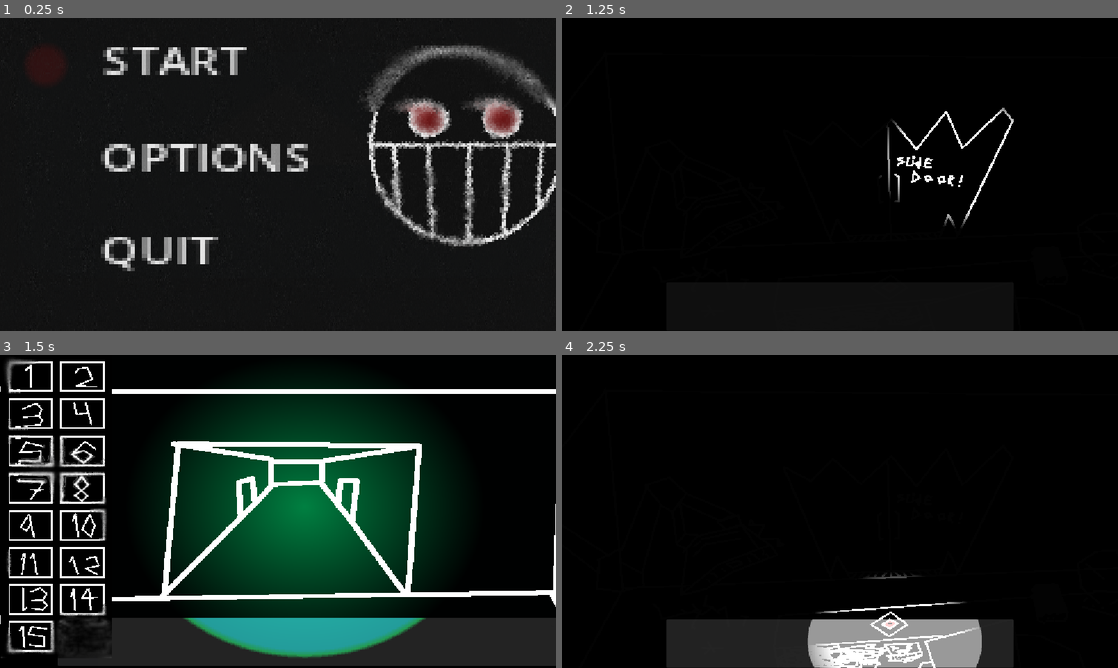
Above: before the commit, frames 1-4 (two rows, left to right).
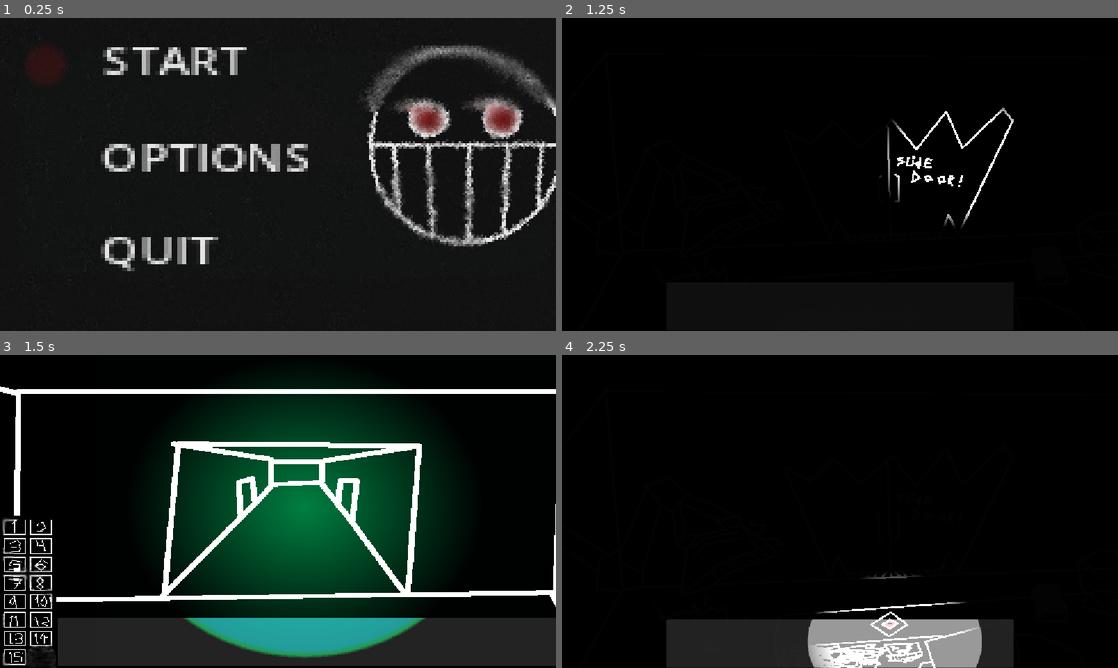
Above: after the commit, the same moments.

Repository: Ranger-Yev/project_sequence
Game: Godot game, scene res://game_big.tscn
The game is run twice, just before and just after one commit, with the same random seed, the same clock (stepped at 60 frames per second) and the same inputs. The engine's default icon, where the game draws it, is replaced by a stand-in: a white triangle on a blue panel in a dark square.
Inputs (mouse positions are in pixels of both pictures, inside the frame that each line leads up to):
- Up to frame 1 (0.25 s): no input
- Up to frame 2 (1.25 s): tap Enter (ui_accept) at 0.5, 0.77 s; move the mouse to (962, 158) at 0.52 s; hold Right (ui_right) from 0.53 s (still down); click (962, 158) at 0.6 s
- Up to frame 3 (1.5 s): release Right (ui_right) at 1.25 s; click (278, 642) at 1.25 s
- Up to frame 4 (2.25 s): click (895, 642) at 2 s

Frames 1-2 are identical in both runs. In frame 3, 5.8% of the frame differs, in the area x 0-21%, y 1-100%; in frame 4, nothing differs.

Commit message:
and I quote "Big Buttons" end quote

Diff:
--- a/cams.tscn
+++ b/cams.tscn
@@ -91,8 +91,8 @@
 metadata/_edit_use_anchors_ = true
 
 [node name="CamsSelector" type="Sprite2D" parent="Camera2D" unique_id=943833219]
-position = Vector2(194, 314)
-scale = Vector2(0.8, 0.8)
+position = Vector2(144, 491)
+scale = Vector2(0.4, 0.4)
 texture = ExtResource("3_80hud")
 hframes = 16
 
